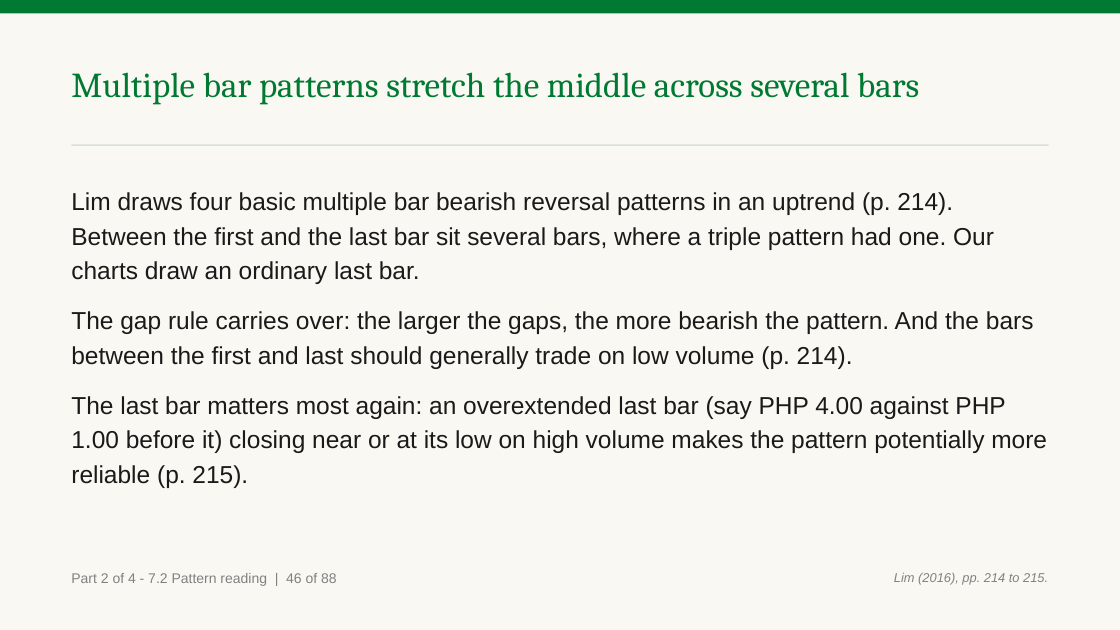
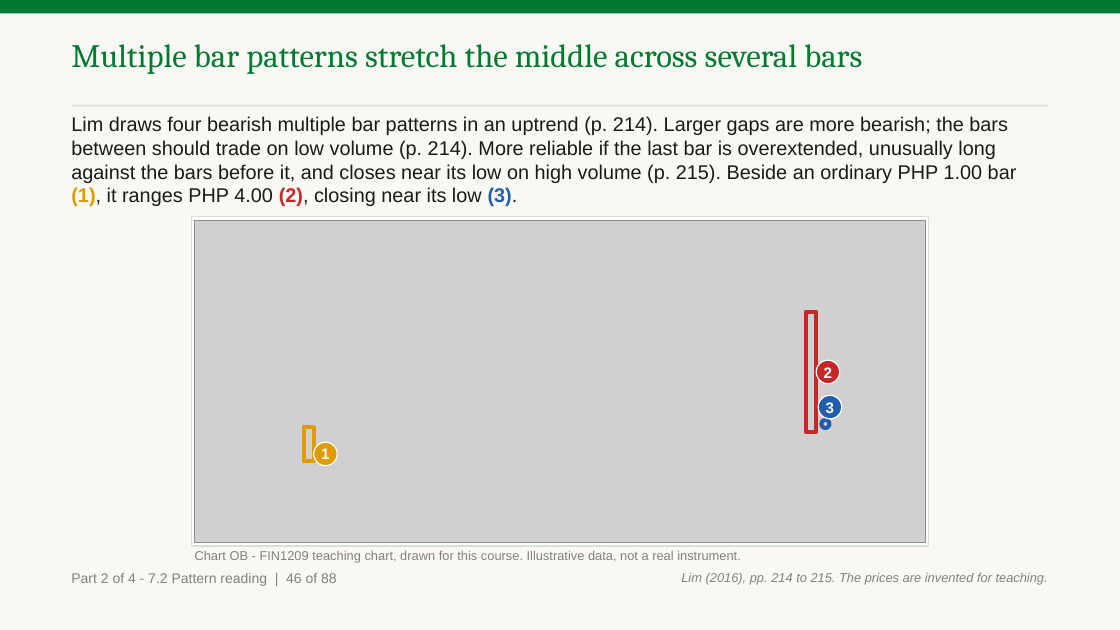
Before and after one commit to benjiesotelo-sudo/Telos_FIN1209, a slide deck: slide 94 of chapter-07/FIN1209-Chapter-07.pptx. Drawn at 1120x630 pixels with LibreOffice and Linux fonts; fonts in the diff are those of the drawing; grey boxes stand for pictures. Boxes give left, top, right and bottom in pixels: in the first picture for what was removed or moved away, otherwise in the second. Text is boxed around its words. In the diff, an @@ line names an element or a change of style, - is before the commit and + after.

Commit message:
Chapter 7: draw the ordinary and overextended last bar on slides 85, 94 and 104

```diff
--- a/chapter-07/FIN1209-Chapter-07.pptx
+++ b/chapter-07/FIN1209-Chapter-07.pptx
@@ text "Multiple bar patterns stretch the ...": place and size @@
-text "Multiple bar patterns stretch the ..." at [71, 72, 919, 105]
+text "Multiple bar patterns stretch the ..." at [71, 44, 862, 74]
@@ text "Multiple bar patterns stretch the ..." at [71, 44, 862, 74]: size 30 to 28 pt; line spacing 1.05 to 1 @@
@@ rectangle: place and size @@
-rectangle at [71, 145, 1049, 146]
+rectangle at [71, 105, 1049, 107]
@@ text added at [71, 116, 1017, 206], 17 pt, text #1A1A1A @@
+Lim draws four bearish multiple bar patterns in an uptrend (p. 214). Larger gaps are more bearish; the bars between should trade on low volume (p. 214). More reliable if the last bar is overextended, unusually long against the bars before it, and closes near its low on high volume (p. 215). Beside an ordinary PHP 1.00 bar (1), it ranges PHP 4.00 (2), closing near its low (3).
@@ text removed at [71, 192, 1047, 453] @@
-Lim draws four basic multiple bar bearish reversal patterns in an uptrend (p. 214). Between the first and the last bar sit several bars, where a triple pattern had one. Our charts draw an ordinary last bar.
-The gap rule carries over: the larger the gaps, the more bearish the pattern. And the bars between the first and last should generally trade on low volume (p. 214).
-The last bar matters most again: an overextended last bar (say PHP 4.00 against PHP 1.00 before it) closing near or at its low on high volume makes the pattern potentially more reliable (p. 215).
@@ rectangle added at [192, 217, 929, 546], fill #FFFFFF, outline #D7E0D9 1 pt @@
@@ picture added at [195, 220, 926, 543] @@
@@ rectangle added at [807, 312, 817, 433], outline #C62828 3.5 pt @@
@@ ellipse added at [817, 360, 840, 384], fill #C62828, outline #FFFFFF 1 pt, 13 pt, text #FFFFFF, bold @@
+2
@@ ellipse added at [818, 396, 842, 419], fill #1F5FAD, outline #FFFFFF 1 pt, 13 pt, text #FFFFFF, bold @@
+3
@@ rectangle added at [304, 428, 314, 461], outline #E09B00 3.5 pt @@
@@ ellipse added at [313, 442, 337, 465], fill #E09B00, outline #FFFFFF 1 pt, 13 pt, text #FFFFFF, bold @@
+1
@@ ellipse added at [822, 420, 830, 429], outline #1F5FAD 3.5 pt @@
@@ text added at [195, 551, 741, 563], 11 pt, text #818181 @@
+Chart OB - FIN1209 teaching chart, drawn for this course. Illustrative data, not a real instrument.
@@ text at [681, 573, 1048, 585]: text changed @@
-Lim (2016), pp. 214 to 215.
+Lim (2016), pp. 214 to 215. The prices are invented for teaching.
```
Also in this commit, not shown: 2 other slides changed, 2 other files.
